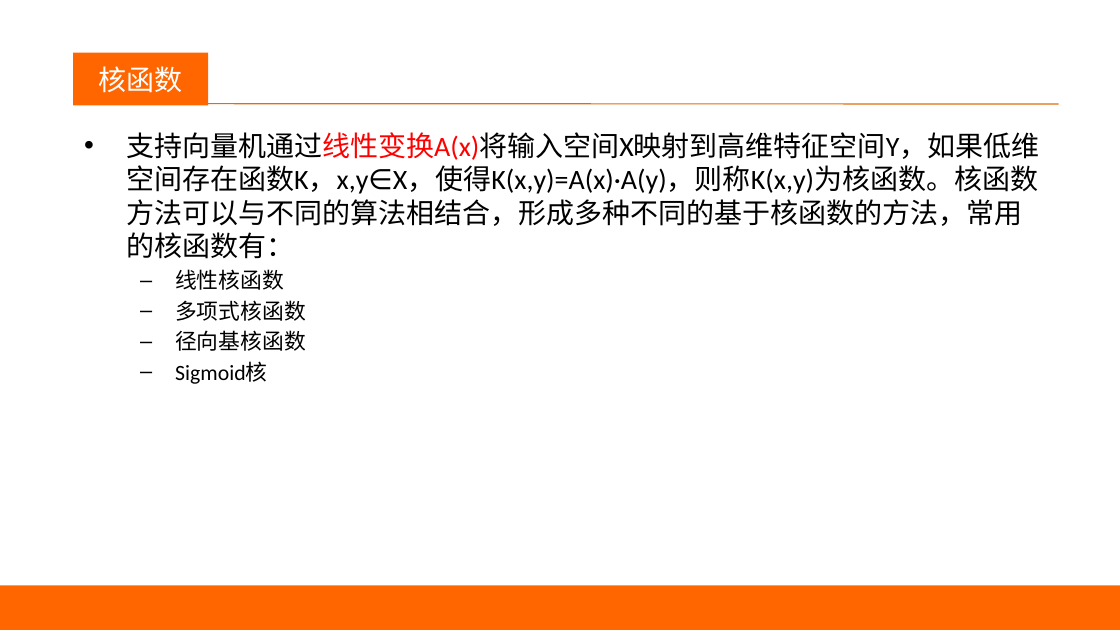
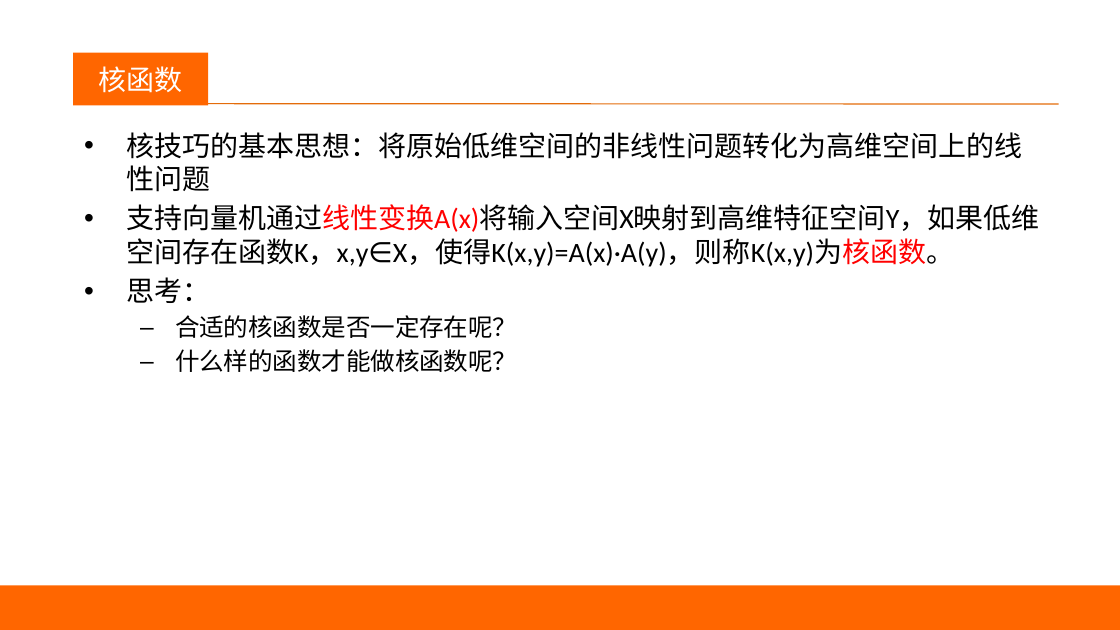
Before and after one commit to happyfaye/AIforJmuNet, a slide deck: slide 27 of 教学资料/机器学习/机器学习-SVM.pptx (slide 18 before the commit). Drawn at 1120x630 pixels with LibreOffice and Linux fonts; fonts in the diff are those of the drawing. Boxes give left, top, right and bottom in pixels: in the first picture for what was removed or moved away, otherwise in the second. Text is boxed around its words. In the diff, an @@ line names an element or a change of style, - is before the commit and + after.

```diff
--- a/教学资料/机器学习/机器学习-SVM.pptx
+++ b/教学资料/机器学习/机器学习-SVM.pptx
@@ text at bbox=[126, 132, 1040, 372]: text changed @@
-• 支持向量机通过线性变换A(x)将输入空间X映射到高维特征空间Y，如果低维空间存在函数K，x,y∈X，使得K(x,y)=A(x)·A(y)，则称K(x,y)为核函数。核函数方法可以与不同的算法相结合，形成多种不同的基于核函数的方法，常用的核函数有：
-  – 线性核函数
-  – 多项式核函数
-  – 径向基核函数
-  – Sigmoid核
+• 核技巧的基本思想：将原始低维空间的非线性问题转化为高维空间上的线性问题
+• 支持向量机通过线性变换A(x)将输入空间X映射到高维特征空间Y，如果低维空间存在函数K，x,y∈X，使得K(x,y)=A(x)·A(y)，则称K(x,y)为核函数。
+• 思考：
+  – 合适的核函数是否一定存在呢？
+  – 什么样的函数才能做核函数呢？
```
Also in this commit, not shown: 3 other slides changed, 10 slides added, 12 slides removed, 39 other files.
